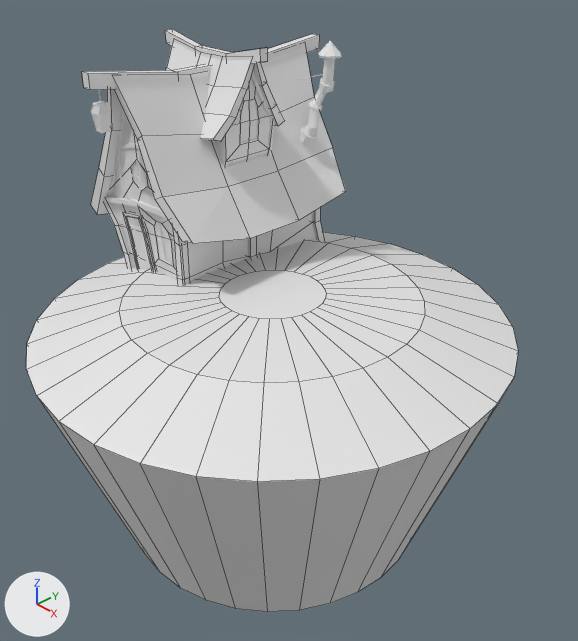
The Blender file Landscape.blend: old version first, new version second.
Rendered twice from a camera (50 mm lens) standing at (8.54, -7.67, 5.61) and looking at (0.22, 0.15, -0.84). Arrows for +X, +Y and +Z are at lower left; the lights stay in place. Mesh edges are drawn as thin lines on the coarser meshes.

In view in the first picture: 'Beam', 'Dormer', 'Dormer.Beam', 'Dormer.Beam.001', 'Dormer.Roof', 'Ground', 'House', 'Pipe', 'Roof'.
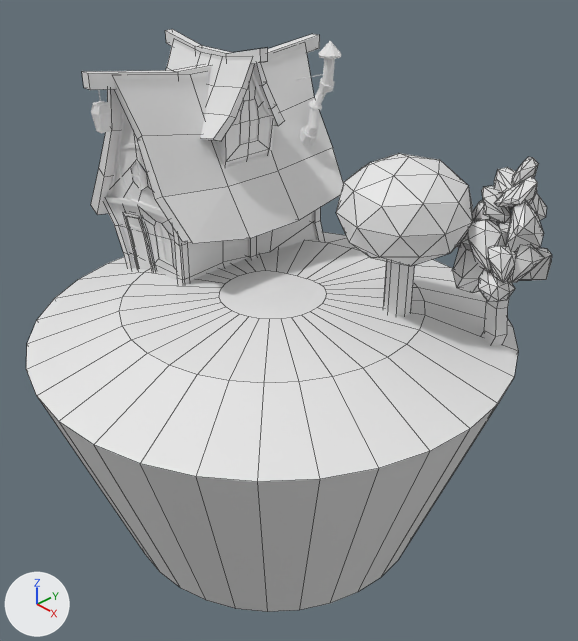
Commit message: modeling the fir

Location of each change, (x1, y1, x2, y2) in pixels of the pictures (578 x 641 px):
'Tree', shown
    after: (336, 153, 473, 316)
'Icosphere.008', added
    after: (506, 201, 544, 252)
'Icosphere.012', added
    after: (468, 220, 507, 273)
'Icosphere.001', added
    after: (453, 243, 484, 293)
'Cylinder', added
    after: (480, 298, 509, 345)
'Icosphere.011', added
    after: (494, 176, 537, 209)
'Icosphere.009', added
    after: (488, 246, 516, 283)
'Icosphere.014', added
    after: (479, 270, 515, 302)
'Icosphere.017', added
    after: (508, 244, 544, 283)
'Icosphere.013', added
    after: (482, 186, 511, 223)
'Icosphere.002', added
    after: (520, 248, 552, 280)
'Icosphere.016', added
    after: (511, 157, 538, 186)
'Icosphere.010', added
    after: (494, 167, 516, 196)
'Icosphere.006', added
    after: (510, 193, 547, 221)
'Icosphere.004', added
    after: (473, 200, 497, 222)
'Icosphere.007', added
    after: (496, 214, 512, 236)
'Icosphere.005', added
    after: (456, 219, 476, 247)

What changed in the scene script:
```text
Change ob_tree:
    remove ob_tree.hide_set(True)
Add ob_icosphere_017:
    ob_icosphere_017 = bpy.data.objects.new('Icosphere.017', me_icosphere_027)  # 42 vertices, 80 faces; spans x -0.99..0.91, y -1.11..1.17, z -0.97..0.79; modifiers DECIMATE
    ob_icosphere_017.location = (3.3, 1.8, 0.75)
    ob_icosphere_017.rotation_euler = (-4.485, 2.757, -6.08)  # degrees (-257, 158, -348)
    ob_icosphere_017.scale = (-0.285, -0.249, -0.203)
Add ob_icosphere_016:
    ob_icosphere_016 = bpy.data.objects.new('Icosphere.016', me_icosphere_027.copy())  # modifiers DECIMATE
    ob_icosphere_016.location = (2.99, 2.07, 1.93)
    ob_icosphere_016.rotation_euler = (-4.401, 2.196, -8.664)  # degrees (-252, 126, 224)
    ob_icosphere_016.scale = (0.205, 0.205, 0.205)
Add ob_icosphere_014:
    ob_icosphere_014 = bpy.data.objects.new('Icosphere.014', me_icosphere_024)  # 42 vertices, 80 faces; spans x -0.99..0.99, y -0.57..0.85, z -0.98..0.75; modifiers DECIMATE
    ob_icosphere_014.location = (3.05, 1.57, 0.37)
    ob_icosphere_014.rotation_euler = (-6.256, -0.487, -9.186)  # degrees (-358, -28, 194)
    ob_icosphere_014.scale = (0.27, 0.27, 0.27)
Add ob_icosphere_013:
    ob_icosphere_013 = bpy.data.objects.new('Icosphere.013', me_icosphere_027.copy())  # modifiers DECIMATE
    ob_icosphere_013.location = (2.62, 1.93, 1.43)
    ob_icosphere_013.rotation_euler = (-8.101, 4.629, -3.558)  # degrees (256, 265, -204)
    ob_icosphere_013.scale = (0.241, 0.241, 0.241)
Add ob_icosphere_012:
    ob_icosphere_012 = bpy.data.objects.new('Icosphere.012', me_icosphere_024.copy())  # modifiers DECIMATE
    ob_icosphere_012.location = (2.73, 1.7, 0.85)
    ob_icosphere_012.rotation_euler = (-5.432, 0.942, -6.538)  # degrees (-311, 54, 345)
    ob_icosphere_012.scale = (0.405, 0.405, 0.405)
Add ob_icosphere_011:
    ob_icosphere_011 = bpy.data.objects.new('Icosphere.011', me_icosphere_027.copy())  # modifiers DECIMATE
    ob_icosphere_011.location = (2.99, 1.92, 1.58)
    ob_icosphere_011.rotation_euler = (-5.243, 3.187, -6.314)  # degrees (-300, 183, 358)
    ob_icosphere_011.scale = (0.275, 0.275, 0.275)
Add ob_icosphere_010:
    ob_icosphere_010 = bpy.data.objects.new('Icosphere.010', me_icosphere_020)  # 42 vertices, 80 faces; spans x -0.95..0.96, y -0.87..0.84, z -1.07..0.61; modifiers DECIMATE
    ob_icosphere_010.location = (2.76, 2.06, 1.67)
    ob_icosphere_010.rotation_euler = (-5.432, 0.942, -6.538)  # degrees (-311, 54, 345)
    ob_icosphere_010.scale = (0.275, 0.275, 0.275)
Add ob_icosphere_009:
    ob_icosphere_009 = bpy.data.objects.new('Icosphere.009', me_icosphere_024.copy())  # modifiers DECIMATE
    ob_icosphere_009.location = (3.15, 1.47, 0.78)
    ob_icosphere_009.rotation_euler = (-5.432, 0.942, -6.538)  # degrees (-311, 54, 345)
    ob_icosphere_009.scale = (0.275, 0.275, 0.275)
Add ob_icosphere_008:
    ob_icosphere_008 = bpy.data.objects.new('Icosphere.008', me_icosphere_027.copy())  # modifiers DECIMATE
    ob_icosphere_008.location = (3.24, 1.77, 1.18)
    ob_icosphere_008.rotation_euler = (-5.157, 2.339, -6.245)  # degrees (-295, 134, -358)
    ob_icosphere_008.scale = (0.312, 0.312, 0.312)
Add ob_icosphere_007:
    ob_icosphere_007 = bpy.data.objects.new('Icosphere.007', me_icosphere_020.copy())  # modifiers DECIMATE
    ob_icosphere_007.location = (3.04, 2.01, 1.1)
    ob_icosphere_007.rotation_euler = (-5.323, 0.0956, -6.445)  # degrees (-305, 5.5, 351)
    ob_icosphere_007.scale = (0.312, 0.312, 0.312)
Add ob_icosphere_006:
    ob_icosphere_006 = bpy.data.objects.new('Icosphere.006', me_icosphere_024.copy())  # modifiers DECIMATE
    ob_icosphere_006.location = (2.96, 2.28, 1.33)
    ob_icosphere_006.rotation_euler = (-5.323, 0.0956, -6.445)  # degrees (-305, 5.5, 351)
    ob_icosphere_006.scale = (0.312, 0.312, 0.312)
Add ob_icosphere_005:
    ob_icosphere_005 = bpy.data.objects.new('Icosphere.005', me_icosphere_027.copy())  # modifiers DECIMATE
    ob_icosphere_005.location = (2.26, 1.93, 0.75)
    ob_icosphere_005.rotation_euler = (-2.1, -0.0085, -9.454)  # degrees (-120, -0.5, 178)
    ob_icosphere_005.scale = (0.312, 0.312, 0.312)
Add ob_icosphere_004:
    ob_icosphere_004 = bpy.data.objects.new('Icosphere.004', me_icosphere_020.copy())  # modifiers DECIMATE
    ob_icosphere_004.location = (2.48, 2.06, 1.11)
    ob_icosphere_004.rotation_euler = (-2.1, -0.0085, -9.454)  # degrees (-120, -0.5, 178)
    ob_icosphere_004.scale = (0.312, 0.312, 0.312)
Add ob_icosphere_003:
    ob_icosphere_003 = bpy.data.objects.new('Icosphere.003', me_icosphere_024.copy())  # modifiers DECIMATE
    ob_icosphere_003.location = (2.63, 2.3, 0.87)
    ob_icosphere_003.rotation_euler = (-2.1, -0.0085, -9.454)  # degrees (-120, -0.5, 178)
    ob_icosphere_003.scale = (0.312, 0.312, 0.312)
Add ob_icosphere_002:
    ob_icosphere_002 = bpy.data.objects.new('Icosphere.002', me_icosphere_027.copy())  # modifiers DECIMATE
    ob_icosphere_002.location = (3.13, 2.1, 0.63)
    ob_icosphere_002.rotation_euler = (-0.0385, 0.192, -0.101)  # degrees (-2.2, 11, -5.8)
    ob_icosphere_002.scale = (0.422, 0.422, 0.422)
Add ob_icosphere_001:
    ob_icosphere_001 = bpy.data.objects.new('Icosphere.001', me_icosphere_020.copy())  # modifiers DECIMATE
    ob_icosphere_001.location = (2.64, 1.8, 0.49)
    ob_icosphere_001.rotation_euler = (-0.0385, 0.192, -0.101)  # degrees (-2.2, 11, -5.8)
    ob_icosphere_001.scale = (0.422, 0.422, 0.422)
Add ob_cylinder:
    ob_cylinder = bpy.data.objects.new('Cylinder', me_cylinder_007)  # 20 vertices, 17 faces; spans x -1.21..1.33, y -1.04..1.13, z -1.24..5.89
    ob_cylinder.location = (2.86, 2.01, -0.79)
    ob_cylinder.scale = (0.182, 0.182, 0.182)
```
